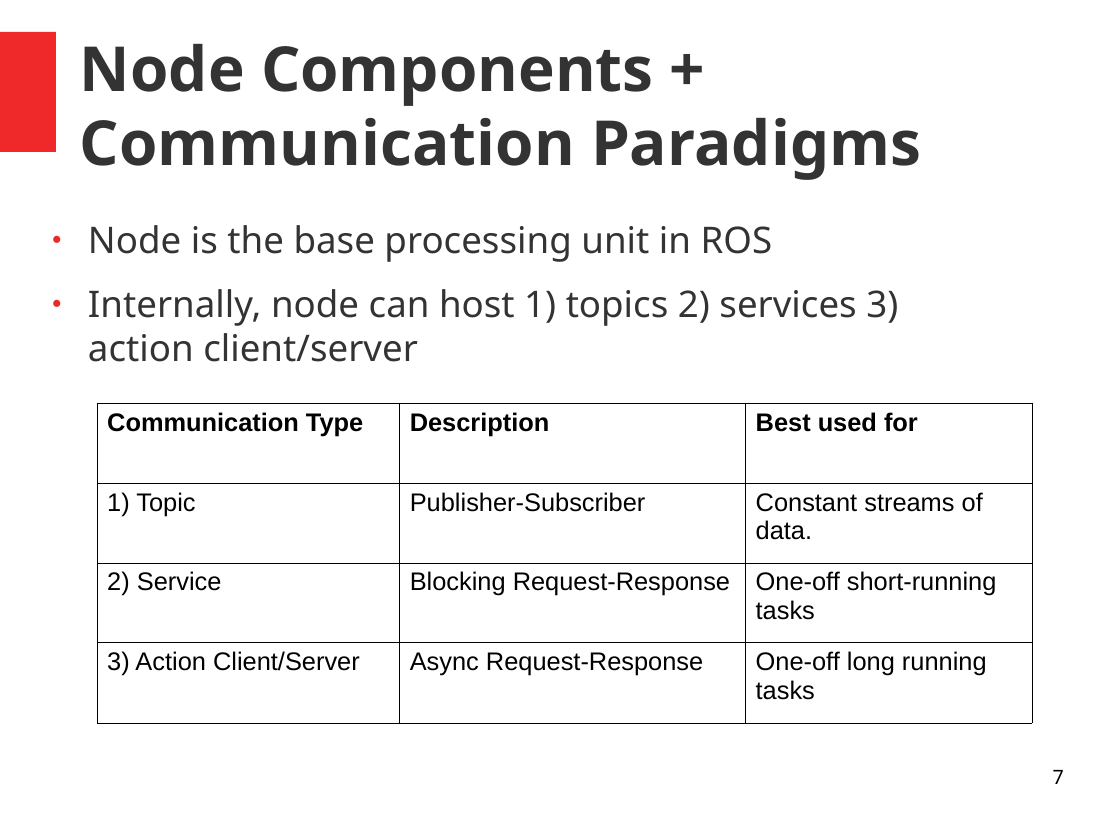
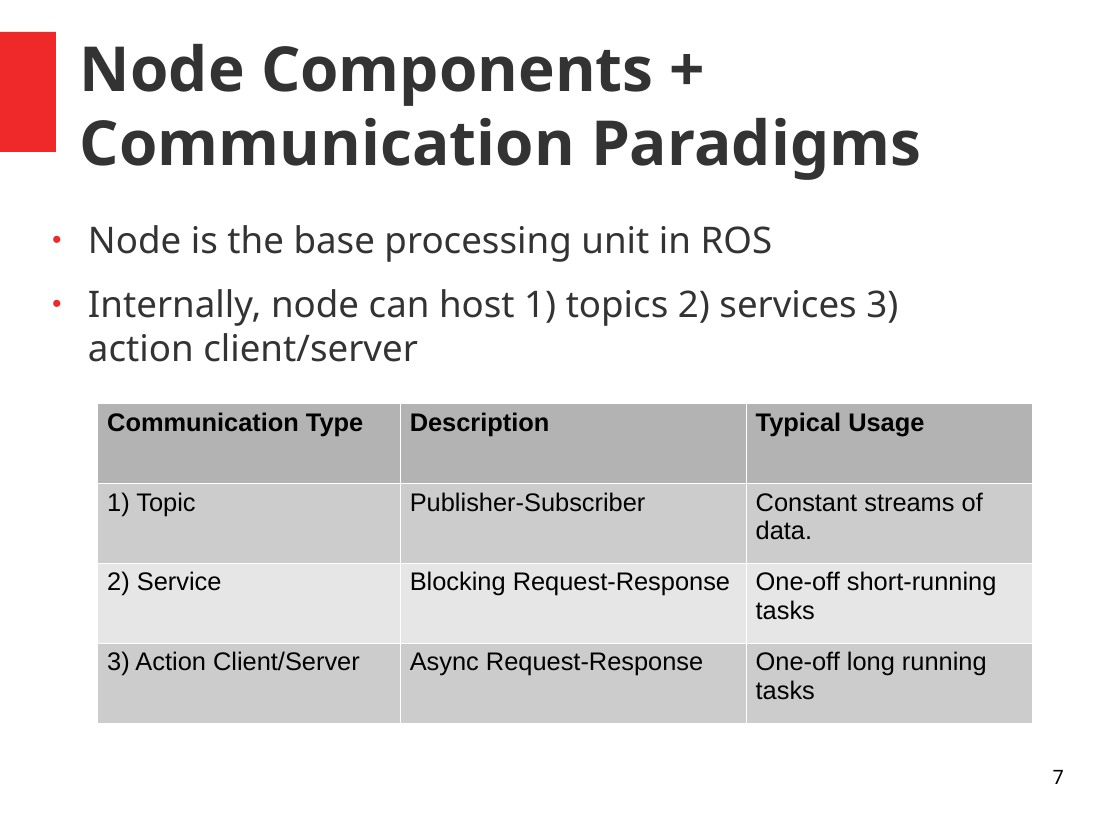
Before and after one commit to comp417-fall2019-tutorials/ros_tutorial, a slide deck: slide 7 of slides/Ros_Tutorial.odp. Drawn at 1120x840 pixels with LibreOffice and Linux fonts; fonts in the diff are those of the drawing; background and template pictures are left out. Boxes give left, top, right and bottom in pixels: in the first picture for what was removed or moved away, otherwise in the second. Text is boxed around its words. In the diff, an @@ line names an element or a change of style, - is before the commit and + after.

```diff
--- a/slides/Ros_Tutorial.odp
+++ b/slides/Ros_Tutorial.odp
@@ table at box(98, 403, 1033, 724) @@
-row 1, column 3: Best used for
+row 1, column 3: Typical Usage
@@ fill none to #B3B3B3 in row 1 @@
@@ fill none to #CCCCCC in 6 cells @@
@@ fill none to #E6E6E6 in row 3 @@
@@ borders changed @@
```
Also in this commit, not shown: 7 other slides changed, 3 other files.
